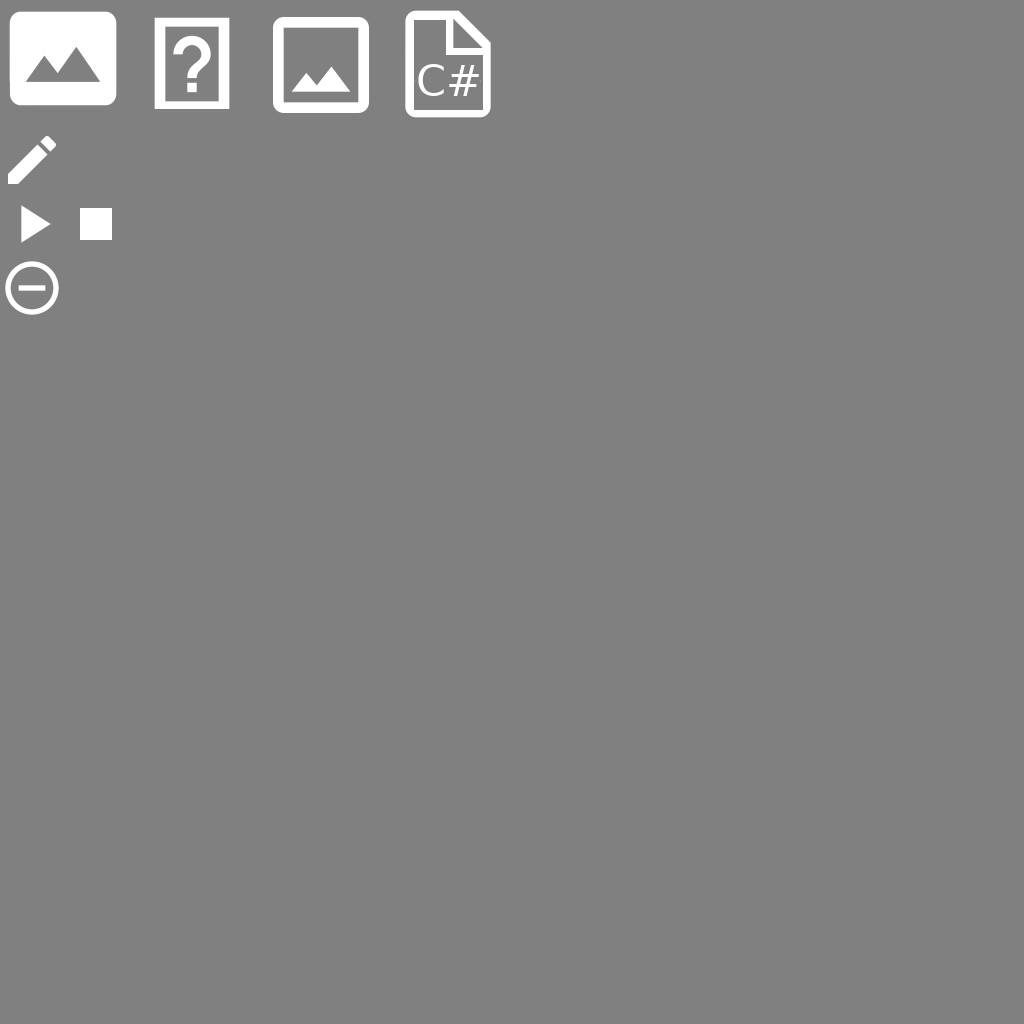
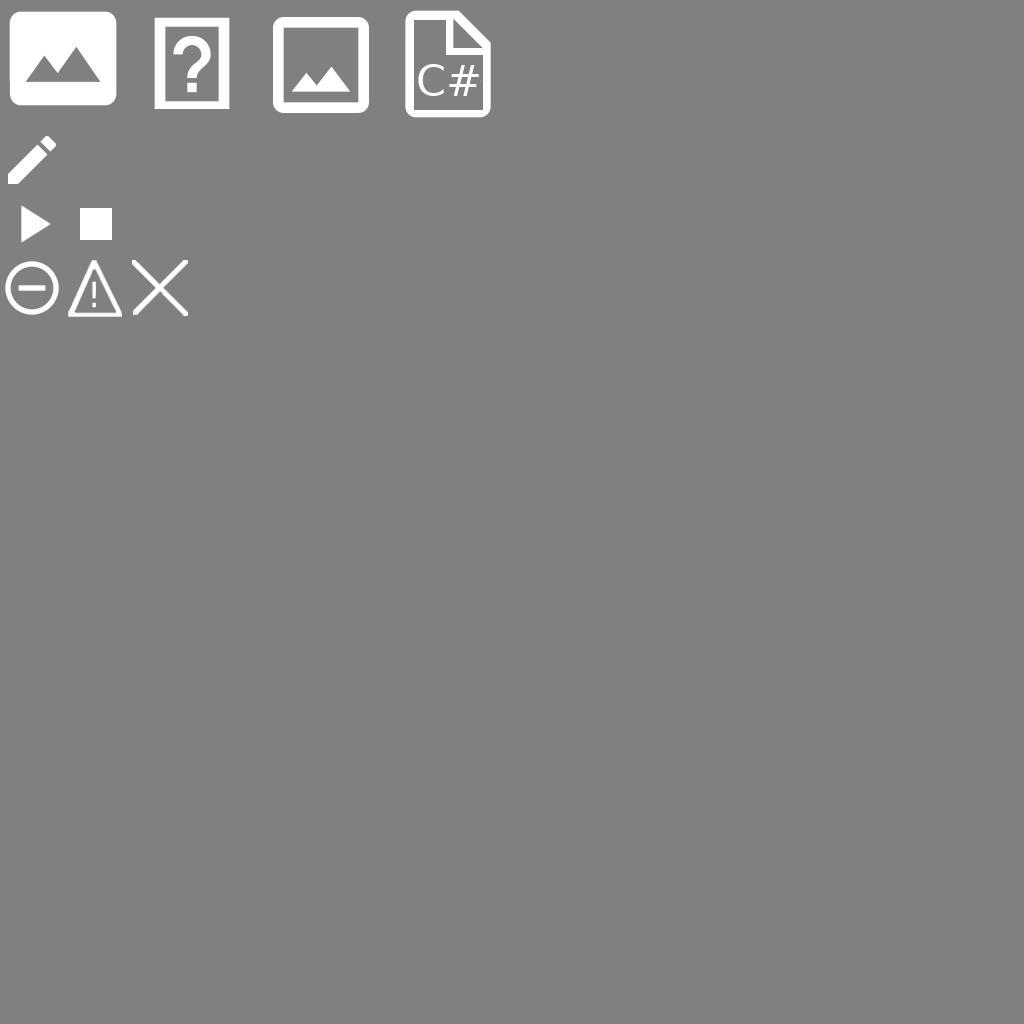
The second (1024, 1024) image is a revision of the first. Changes to its layers:
added layer "!" above "Background" over [91, 281, 96, 308]
painted on "Background" over [68, 260, 188, 317]
